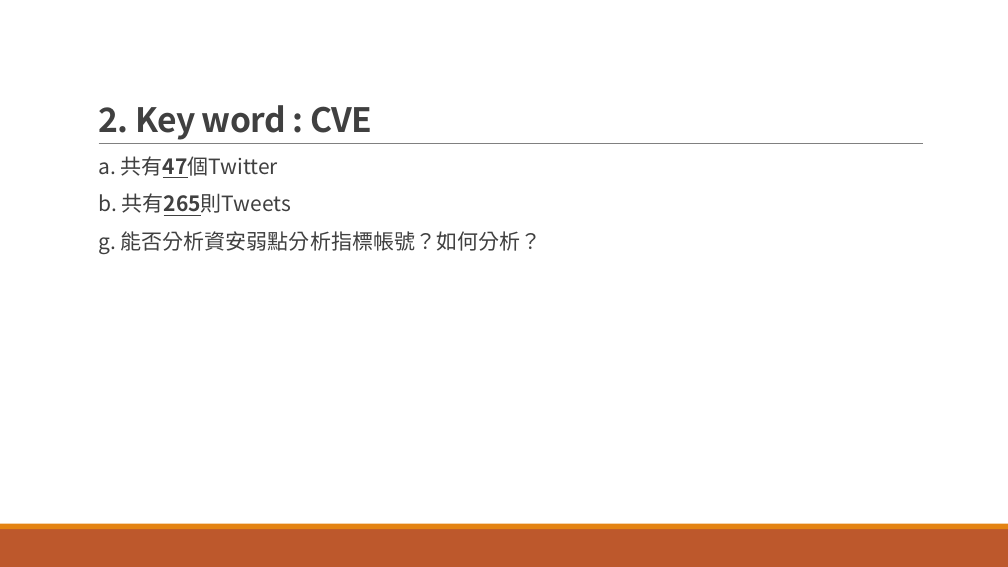
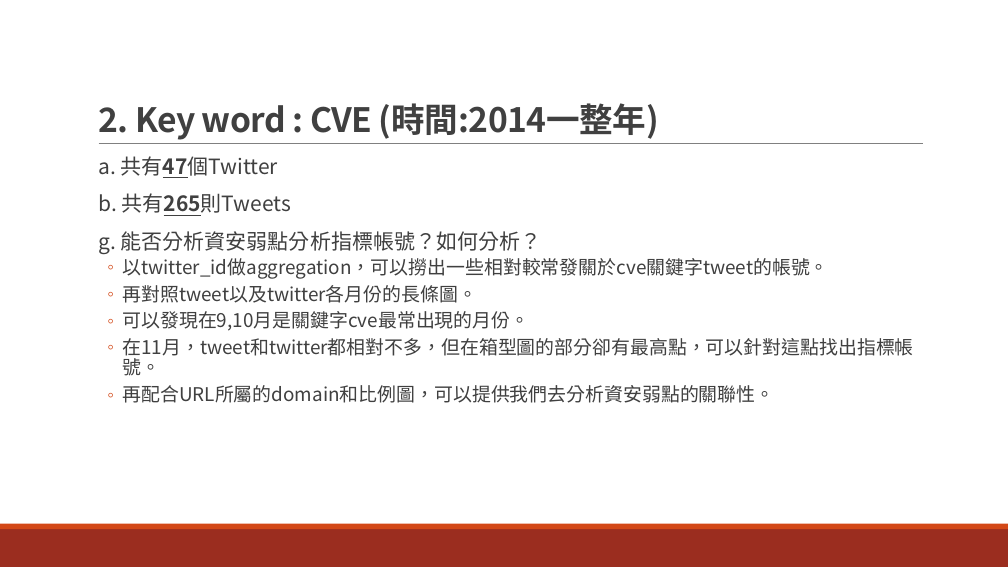
Before and after one commit to savina-chan/2016_socialnetwork, a slide deck: slide 4 of M10515048.pptx (slide 3 before the commit). Drawn at 1008x567 pixels with LibreOffice and Linux fonts; fonts in the diff are those of the drawing. Boxes give left, top, right and bottom in pixels: in the first picture for what was removed or moved away, otherwise in the second. Text is boxed around its words. In the diff, an @@ line names an element or a change of style, - is before the commit and + after.

```diff
--- a/M10515048.pptx
+++ b/M10515048.pptx
@@ title at bbox=[98, 103, 659, 140]: text changed @@
-2. Key word : CVE
+2. Key word : CVE (時間:2014一整年)
@@ text at bbox=[122, 258, 913, 403]: paragraphs added @@
+  ◦ 以twitter_id做aggregation，可以撈出一些相對較常發關於cve關鍵字tweet的帳號。
+  ◦ 再對照tweet以及twitter各月份的長條圖。
+  ◦ 可以發現在9,10月是關鍵字cve最常出現的月份。
+  ◦ 在11月，tweet和twitter都相對不多，但在箱型圖的部分卻有最高點，可以針對這點找出指標帳號。
+  ◦ 再配合URL所屬的domain和比例圖，可以提供我們去分析資安弱點的關聯性。
@@ rectangle at bbox=[0, 529, 1008, 567]: fill #BD582C to #9B2D1F @@
@@ rectangle at bbox=[0, 524, 1008, 529]: fill #E48312 to #D34817 @@
```
Also in this commit, not shown: 11 other slides changed, 1 slide added.
